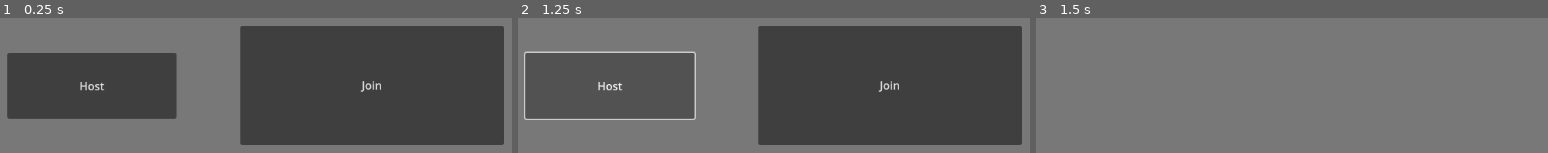
Above: before the commit, frames 1-3 (left to right).
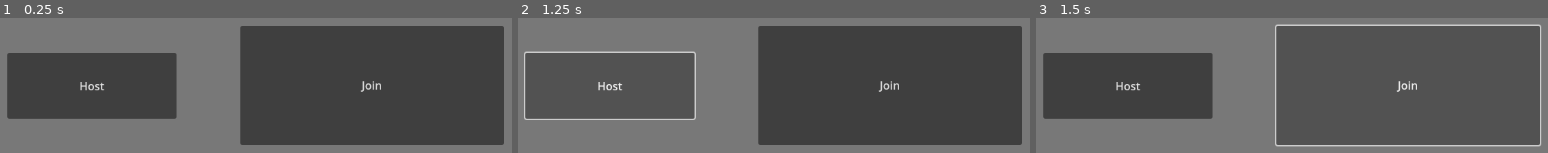
Above: after the commit, the same moments.

Repository: devpillow/Godot-multiplayer
Game: Godot game, scene res://scene/network_manager.tscn
Same seed, same stepped clock (60 frames per second), same inputs: the game is played once before the commit and once after it.
Inputs:
- Up to frame 1 (0.25 s): no input
- Up to frame 2 (1.25 s): click "Host" at 0.5 s
- Up to frame 3 (1.5 s): click "Join" at 1.25 s

Frames 1-2 are identical in both runs. In frame 3, 63% of the frame differs, in the area x 1-99%, y 4-96%.

Commit message:
Enet -> Websocket

Diff:
--- a/ghmultiplayer1/scripts/network_manager.gd
+++ b/ghmultiplayer1/scripts/network_manager.gd
@@ -1,7 +1,9 @@
 extends Node
 
 const PORT = 8080
-const DEFAULT_IP = "127.0.0.1" # Localhost
+
+const URL = "ws://127.0.0.1:8080" #Websocket
+
 
 @onready var host_btn = $HostButton
 @onready var join_btn = $JoinButton
@@ -15,37 +17,39 @@
 	join_btn.pressed.connect(_on_join_pressed)
 
 func _on_host_pressed():
-	var peer = ENetMultiplayerPeer.new()
+
+	var peer = WebSocketMultiplayerPeer.new()
 	var error = peer.create_server(PORT)
 	if error != OK:
-		print("สร้าง Server ไม่สำเร็จ!")
+		print("สร้าง Server (WebSocket) ไม่สำเร็จ!")
 		return
 
 	multiplayer.multiplayer_peer = peer
-	print("Host สำเร็จ! รอผู้เล่น...")
+	print("Host (WebSocket) สำเร็จ! รอผู้เล่น...")
 
-	# เมื่อมีคนเชื่อมต่อเข้ามา ให้เรียกฟังก์ชัน spawn ตัวละคร
 	multiplayer.peer_connected.connect(_add_player)
-
-	# Spawn ตัวละครให้ตัวเอง (Host) ด้วย (ID ของ Host คือ 1 เสมอ)
 	_add_player(1)
 
-	# ซ่อนปุ่ม
 	host_btn.hide()
 	join_btn.hide()
 
 func _on_join_pressed():
-	var peer = ENetMultiplayerPeer.new()
-	peer.create_client(DEFAULT_IP, PORT)
+# 2. เปลี่ยนมาใช้ WebSocketMultiplayerPeer ฝั่ง Client
+	var peer = WebSocketMultiplayerPeer.new()
+	# ใช้ URL แบบ ws:// แทน IP เปล่าๆ
+	var error = peer.create_client(URL)
+	if error != OK:
+		print("เชื่อมต่อไม่สำเร็จ!")
+		return
 	multiplayer.multiplayer_peer = peer
-	print("กำลัง Join...")
-
+	print("กำลัง Join ผ่าน WebSocket...")
 	# ซ่อนปุ่ม
 	host_btn.hide()
 	join_btn.hide()
 
 # ฟังก์ชันนี้จะถูกเรียกเฉพาะฝั่ง Host เท่านั้น
 func _add_player(id):
+	print("player joined : "+ str(id))
 	var player = player_scene.instantiate()
 	# สำคัญมาก: ต้องตั้งชื่อ Node ตัวละครให้เป็น ID ของผู้เล่น เพื่อให้ระบบรู้ว่าใครเป็นเจ้าของ
 	player.name = str(id)
